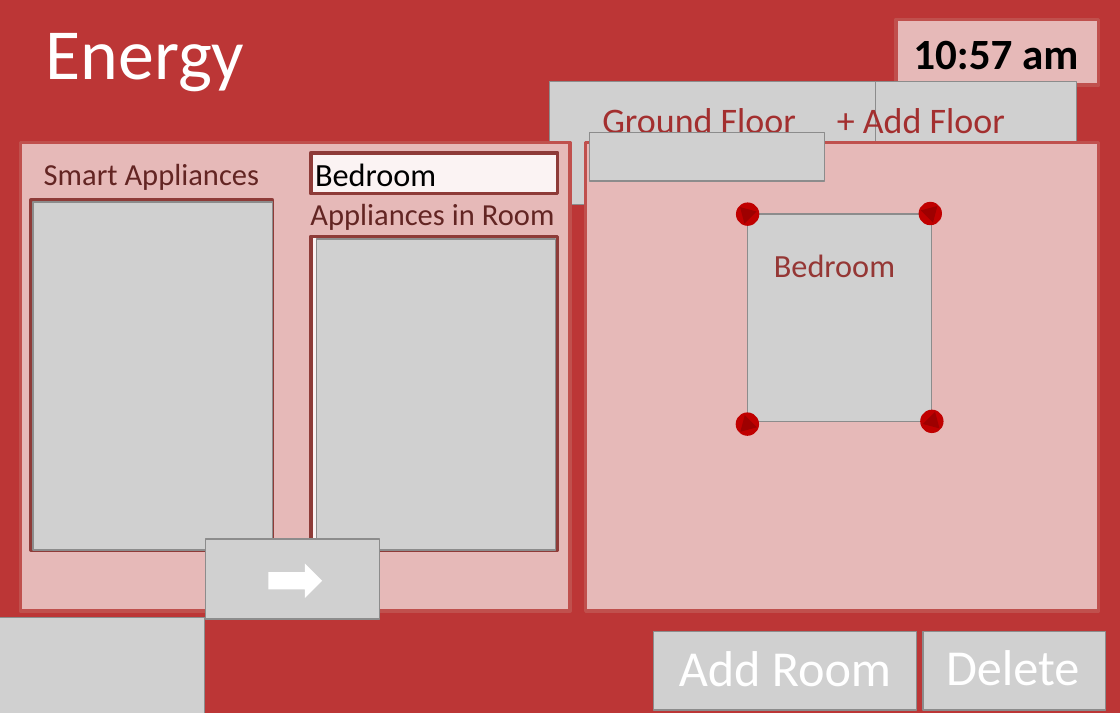
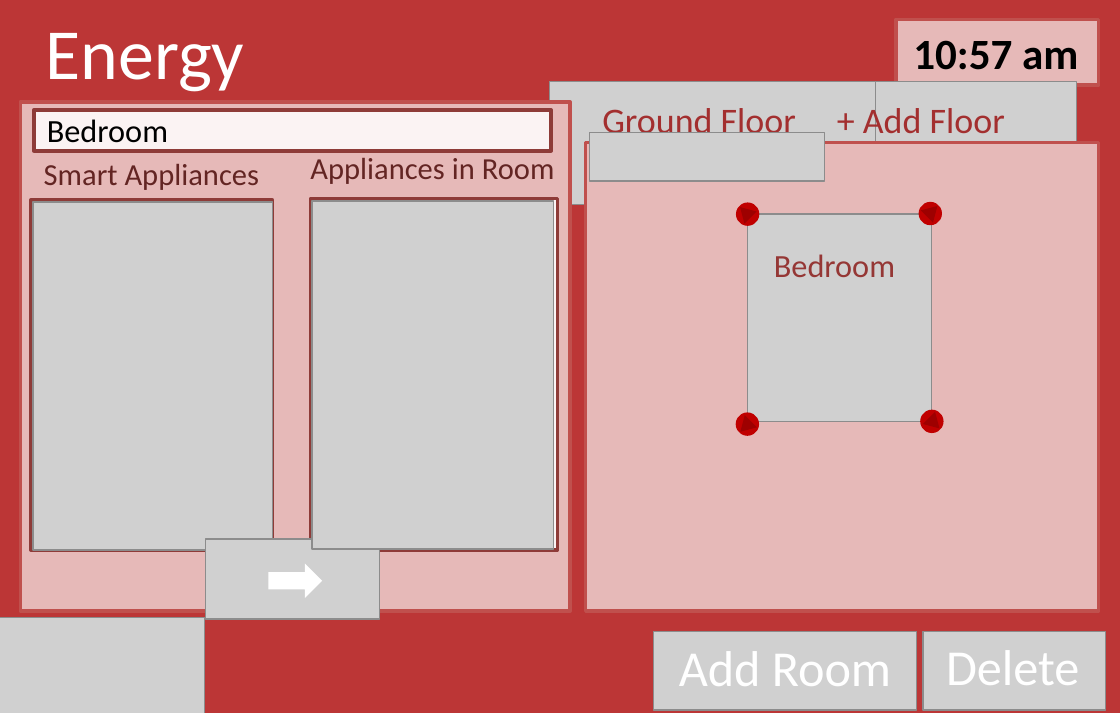
Before and after one commit to Gordo851/Design, a slide deck: slide 7 of story_board.pptx. Drawn at 1120x713 pixels with LibreOffice and Linux fonts; fonts in the diff are those of the drawing; grey boxes stand for pictures. Boxes give left, top, right and bottom in pixels: in the first picture for what was removed or moved away, otherwise in the second. Text is boxed around its words. In the diff, an @@ line names an element or a change of style, - is before the commit and + after.

```diff
--- a/story_board.pptx
+++ b/story_board.pptx
@@ rectangle: place and size @@
-rectangle at [21,142,570,610]
+rectangle at [21,102,570,612]
@@ text "Bedroom": place and size @@
-text "Bedroom" at [315,163,436,193]
+text "Bedroom" at [47,119,168,150]
@@ rectangle: place and size @@
-rectangle at [310,153,557,193]
+rectangle at [34,110,551,150]
@@ text "Appliances in Room": place and size @@
-text "Appliances in Room" at [310,204,555,230]
+text "Appliances in Room" at [310,158,555,184]
@@ rectangle: place and size @@
-rectangle at [310,237,557,550]
+rectangle at [310,199,557,551]
@@ picture: place and size @@
-picture at [317,239,556,550]
+picture at [312,200,554,548]
```
Also in this commit, not shown: 4 other slides changed.
